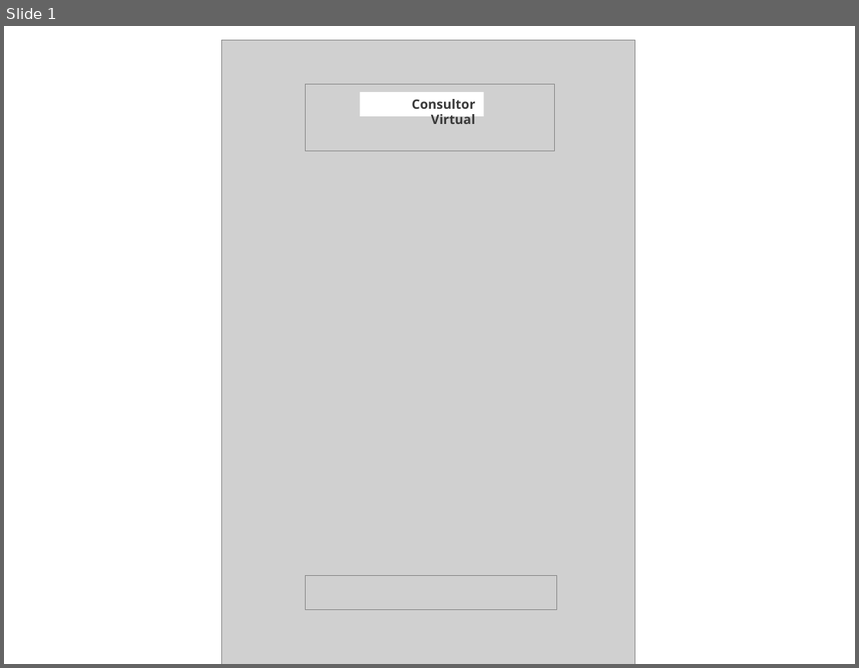
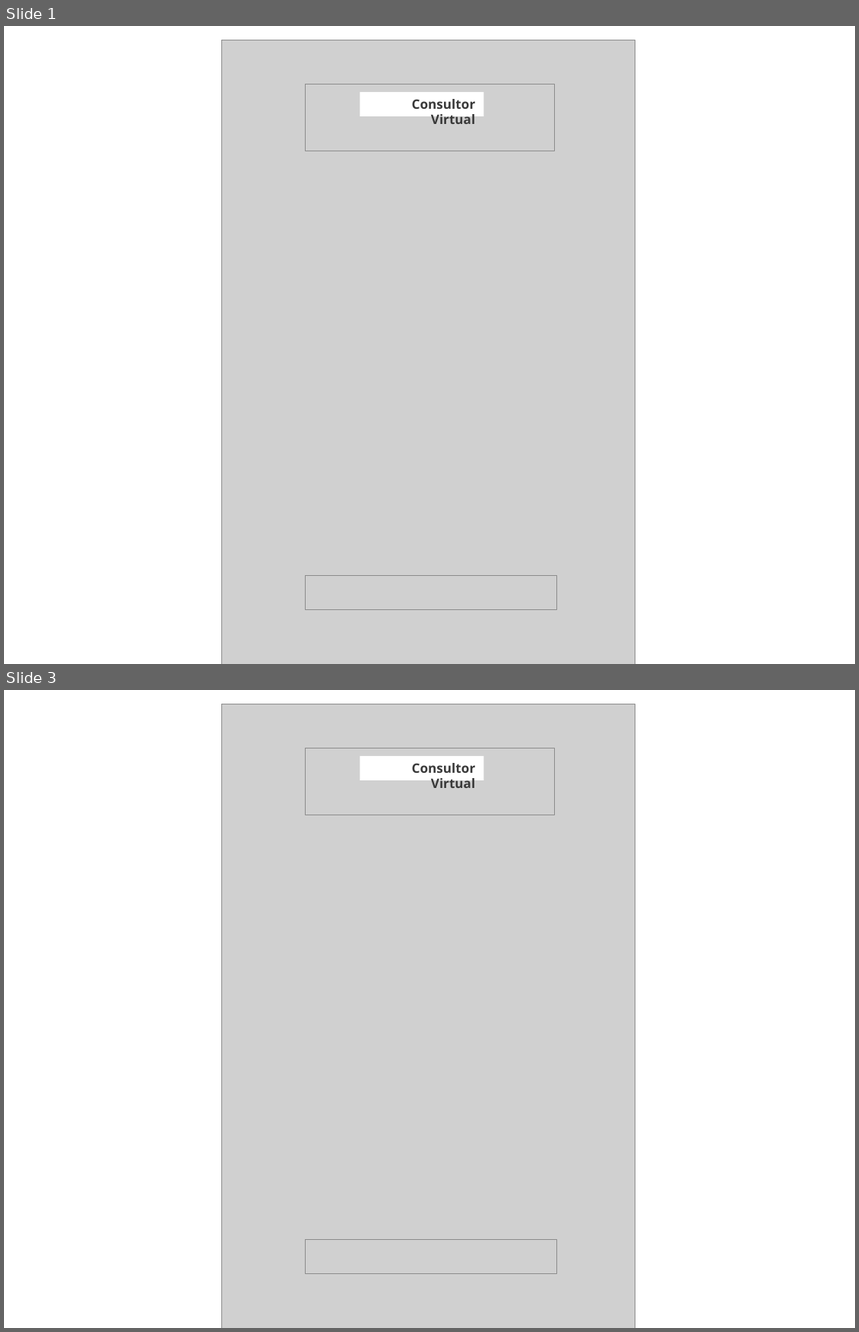
Before and after one commit to halexandre-eng/prototipo, a slide deck: prototipo.pptx. Shown one above the other, each under a label of ours: slide 1 before the commit, slides 1 and 3 after it; the slides between them are not shown. The pictures are 859x668 and 859x1332 pixels, drawn with LibreOffice and Linux fonts; fonts in the diff are those of the drawing; grey boxes stand for pictures; background and template pictures are left out. Boxes give left, top, right and bottom in pixels: in the first picture for what was removed or moved away, otherwise in the second. Text is boxed around its words. In the diff, an @@ line names an element or a change of style, - is before the commit and + after.

```diff
--- a/prototipo.pptx
+++ b/prototipo.pptx
@@ slide 3 added at box(4, 690, 855, 1328), background #FFFFFF @@
@@ rectangle added at box(4, 690, 855, 811), fill #FFFFFF @@
@@ rectangle added at box(4, 1232, 855, 1328), fill #FFFFFF @@
@@ group added at box(222, 704, 636, 1328): 3 pictures, 1 rectangle @@
+Consultor Virtual
```
Also in this commit, not shown: 1 other slide added.
